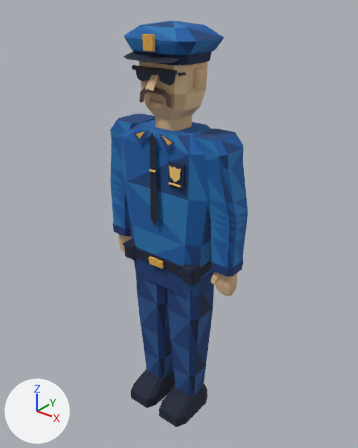
A saved change to the glTF model src/assets/officer-duty.glb.
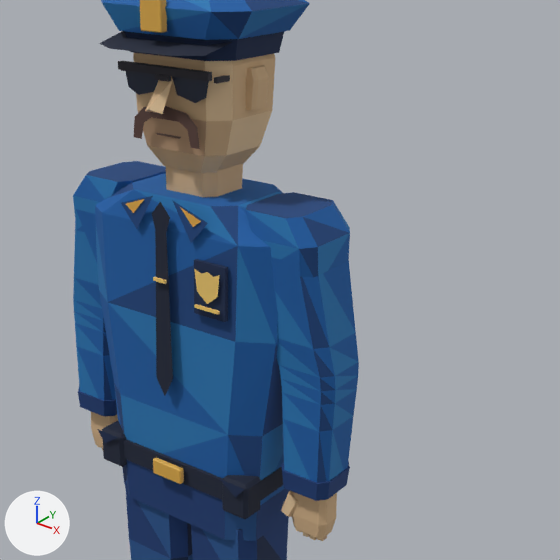
There are two pictures of each version: one whole from a 50 mm lens placed at (1.331, -1.626, 2.09), pointed at (0.007, 0.029, 1.064), one close up on the part from 21% to 96% of the width and 8% to 68% of the height. The lights are fixed; the arrows at lower left show +X, +Y and +Z. The first two pictures are the older version. Vertices at exactly the same position are counted once.

The first close-up shows 'officer-skin'.
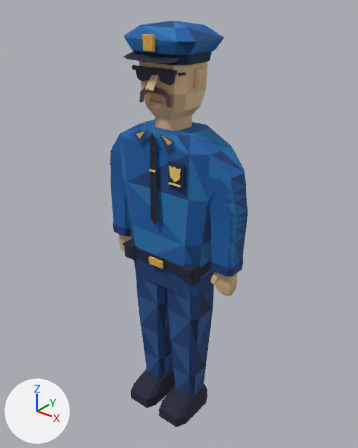
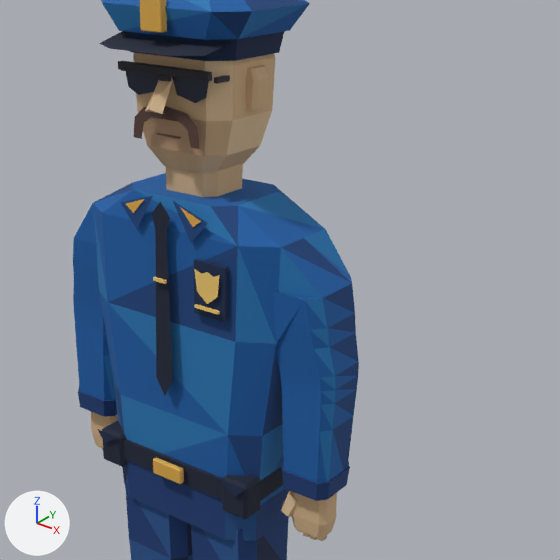
Boxes [x1, y1, x2, y2] around the edits, measured in the close-ups (560 x 560 px):
part 1 of me_continuous_sleeve_l, deleted (blue): before [73, 161, 166, 235]
part 2 of me_continuous_sleeve_l, deleted (blue): before [246, 192, 350, 289]
part 3 of me_continuous_sleeve_l, reshaped: before [74, 209, 356, 349]; after [73, 203, 356, 349]
part 4 of me_continuous_sleeve_l, recoloured: [103, 332, 335, 481] in both
part 5 of me_continuous_sleeve_l, recoloured: [330, 333, 359, 470] in both
part 6 of me_continuous_sleeve_l, recoloured: before [73, 211, 358, 481]; after [73, 262, 358, 481]
part 7 of me_continuous_sleeve_l, recoloured: [103, 326, 335, 483] in both

Diff of the bpy script that builds the scene:
```diff
--- a/src/assets/officer-duty.glb.py
+++ b/src/assets/officer-duty.glb.py
@@ me_continuous_sleeve_l @@
 # used by ob_officer_skin; location = (0.0, 0.0, 0.0)
-me_continuous_sleeve_l.from_pydata(...)  # 993 vertices, 1710 faces; spans x -0.37..0.37, y -0.19..0.14, z 0.02..1.96
+me_continuous_sleeve_l.from_pydata(...)  # 969 vertices, 1678 faces; spans x -0.37..0.37, y -0.19..0.14, z 0.02..1.96
+# me_continuous_sleeve_l part 1: the loose piece of 24 vertices spanning x -0.32..-0.15, y -0.09..0.09, z 1.41..1.54 is deleted
+# me_continuous_sleeve_l part 2: the loose piece of 24 vertices spanning x 0.15..0.32, y -0.09..0.09, z 1.41..1.54 is deleted
+# me_continuous_sleeve_l part 3
+# 12 vertices are removed from x -0.32..0.32, y -0.09..0.09, z 1.46
+# 52 faces are deleted
+# 4 vertices move from x -0.3..0.3, y -0.09..0.09, z 1.46 to x -0.32..0.32, y -0.08..0.08, z 1.33
+# 36 vertices are added at x -0.34..0.34, y -0.08..0.08, z 1.28..1.48
+# 63 new faces join them, mat_uniform_blue (blue #145ea6)
+# 27 new faces join them, mat_uniform_light_panel (blue #2477b5)
+# 12 new faces join them, mat_uniform_dark_panel (blue #17447e)
+# 6 new faces join them, mat_brass_highlight (yellow #f1cb6f)
+# me_continuous_sleeve_l part 4: 40 faces spanning x -0.36..0.36, y -0.07..0.08, z 0.96..1.29 switch from mat_uniform_blue (blue #145ea6) to mat_uniform_light_panel (blue #2477b5)
+# me_continuous_sleeve_l part 5: 20 faces spanning x -0.36..0.36, y -0.05..0.05, z 0.96..1.29 switch from mat_uniform_blue (blue #145ea6) to mat_uniform_dark_panel (blue #17447e)
+# me_continuous_sleeve_l part 6: 44 faces spanning x -0.36..0.36, y -0.08..0.08, z 0.96..1.33 switch from mat_uniform_light_panel (blue #2477b5) to mat_uniform_blue (blue #145ea6)
+# me_continuous_sleeve_l part 7: 20 faces spanning x -0.36..0.36, y -0.07..0.08, z 0.96..1.29 switch from mat_uniform_dark_panel (blue #17447e) to mat_uniform_blue (blue #145ea6)
 me_continuous_sleeve_l.materials.append(mat_trousers_blue)
```
